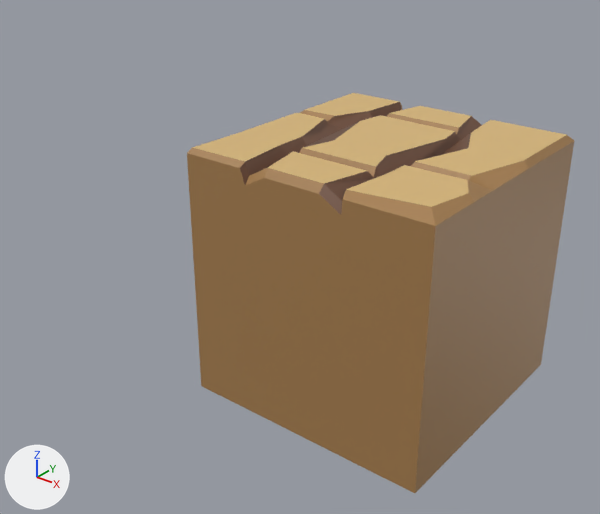
The FBX model Assets/Models/BrickRoad.fbx, before and after one commit.
Camera for both pictures: a 50 mm camera at (2.55, -2.43, 1.43) aimed at (0.41, 0.25, -0.24). The lights are fixed; the arrows at lower left show +X, +Y and +Z. Where no turn or scale is listed for an object, it has been applied to the vertices.

Objects in the first picture: 'Stone road'.
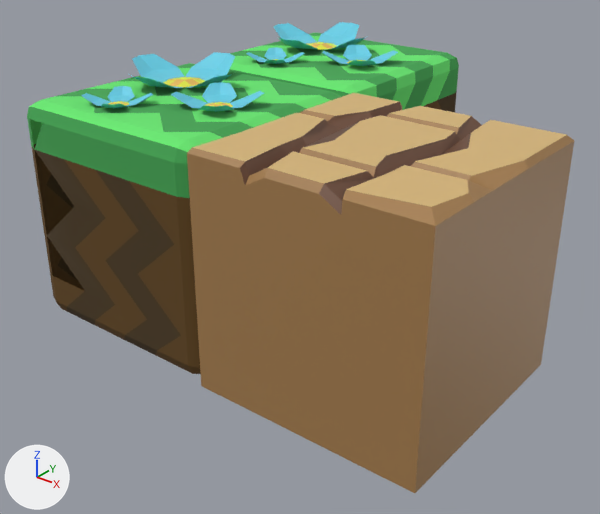
Where the newer file only moved an object's origin or applied its transform, the numbers keep the older frame.

The change, as a diff of the scene's bpy script:
```diff
--- a/Assets/Models/BrickRoad.fbx.py
+++ b/Assets/Models/BrickRoad.fbx.py
@@ ob_flowa_002 @@
+ob_flowa_002 = bpy.data.objects.new('Flowa.002', me_plane_003)  # 44 vertices, 37 faces; spans x -0.245..-0.001, y -0.402..-0.158, z 0.501..0.54; in mat_petals (cyan #66cfe7), mat_flower_pollen (yellow #e3e73f), mat_flower_pollen2 (orange #e7b959)
+ob_flowa_002.location = (0.0, 0.0, 0.0)
@@ ob_cyub @@
+ob_cyub = bpy.data.objects.new('Cyub', me_cube_003)  # 320 vertices, 314 faces; spans x -0.5..0.5, y -0.5..0.5, z -0.5..0.5; in mat_grassdark (green #45a754), mat_grasslight (green #69e771), mat_dirtlight (brown #63461b), mat_dirtdark (brown #4b391d)
+ob_cyub.location = (0.0, 0.0, 0.0)
@@ ob_flowa @@
+ob_flowa = bpy.data.objects.new('Flowa', me_plane)  # 44 vertices, 37 faces; spans x -0.474..0.118, y -0.146..0.447, z 0.501..0.58; in mat_petals (cyan #66cfe7), mat_flower_pollen (yellow #e3e73f), mat_flower_pollen2 (orange #e7b959)
+ob_flowa.location = (0.0, 0.0, 0.0)
@@ ob_flowa_001 @@
+ob_flowa_001 = bpy.data.objects.new('Flowa.001', me_plane_002)  # 44 vertices, 37 faces; spans x 0.058..0.374, y -0.201..0.115, z 0.501..0.551; in mat_petals (cyan #66cfe7), mat_flower_pollen (yellow #e3e73f), mat_flower_pollen2 (orange #e7b959)
+ob_flowa_001.location = (0.0, 0.0, 0.0)
@@ ob_grassblock @@
+ob_grassblock = bpy.data.objects.new('GrassBlock', me_cube_002)  # 320 vertices, 314 faces; spans x -0.497..0.503, y -0.498..0.502, z -0.5..0.5; in mat_grassdark (green #45a754), mat_grasslight (green #69e771), mat_dirtlight (brown #63461b), mat_dirtdark (brown #4b391d)
+ob_grassblock.location = (0.0, 1.0, 0.0)
@@ ob_flower @@
+ob_flower = bpy.data.objects.new('Flower', me_plane_004)  # 132 vertices, 111 faces; spans x -0.474..0.374, y 0.598..1.447, z 0.501..0.58; in mat_petals (cyan #66cfe7), mat_flower_pollen (yellow #e3e73f), mat_flower_pollen2 (orange #e7b959)
+ob_flower.location = (0.0, 0.0, 0.0)
```

Pixel boxes [x1, y1, x2, y2] of what changed, in the pictures (600 x 514 px):
'Cyub', added
    after: [27, 63, 341, 374]
    faces in mat_dirtlight (brown #63461b): [32, 144, 201, 374]
    faces in mat_grassdark (green #45a754): [27, 63, 341, 198]
    faces in mat_dirtdark (brown #4b391d): [35, 150, 181, 355]
    faces in mat_grasslight (green #69e771): [29, 68, 331, 152]
'GrassBlock', added (green)
    after: [229, 33, 459, 112]
    faces in mat_grasslight (green #69e771): [230, 36, 450, 110]
    faces in mat_grassdark (green #45a754): [229, 33, 459, 109]
    faces in mat_dirtdark (brown #4b391d): [437, 91, 457, 112]
'Flower', added (cyan)
    after: [246, 22, 398, 66]
    faces in mat_petals (cyan #66cfe7): [246, 22, 398, 66]
'Flowa', added (cyan)
    after: [129, 52, 235, 88]
    faces in mat_petals (cyan #66cfe7): [129, 52, 235, 88]
    faces in mat_flower_pollen (yellow #e3e73f): [163, 77, 205, 87]
    faces in mat_flower_pollen2 (orange #e7b959): [169, 78, 200, 86]
'Flowa.001', added (cyan)
    after: [171, 82, 264, 112]
    faces in mat_petals (cyan #66cfe7): [171, 82, 264, 112]
'Flowa.002', added (cyan)
    after: [82, 86, 153, 108]
    faces in mat_petals (cyan #66cfe7): [82, 86, 153, 108]
